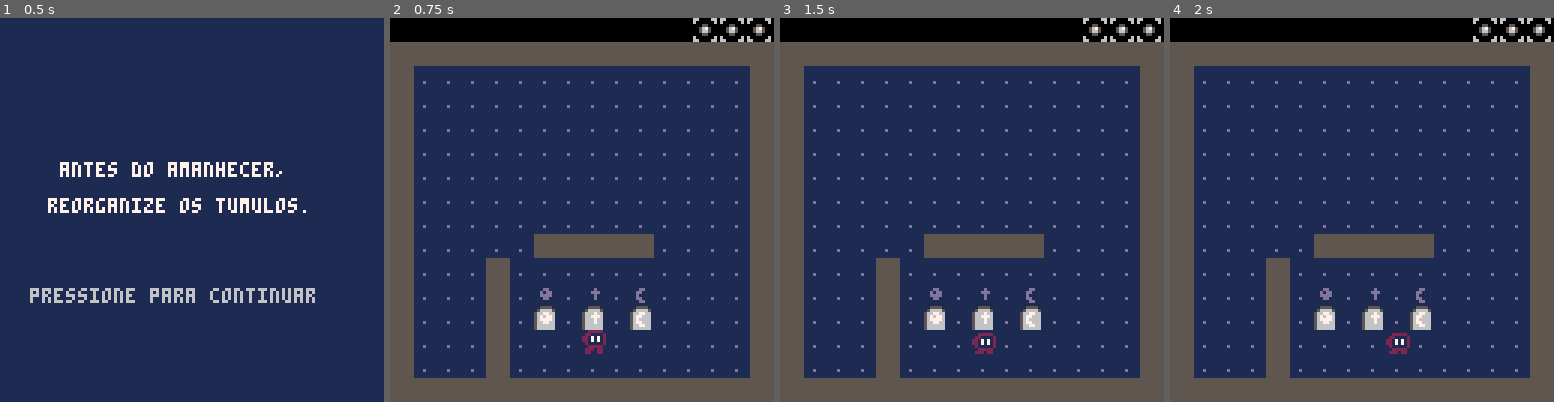
Above: before the commit, frames 1-4 (left to right).
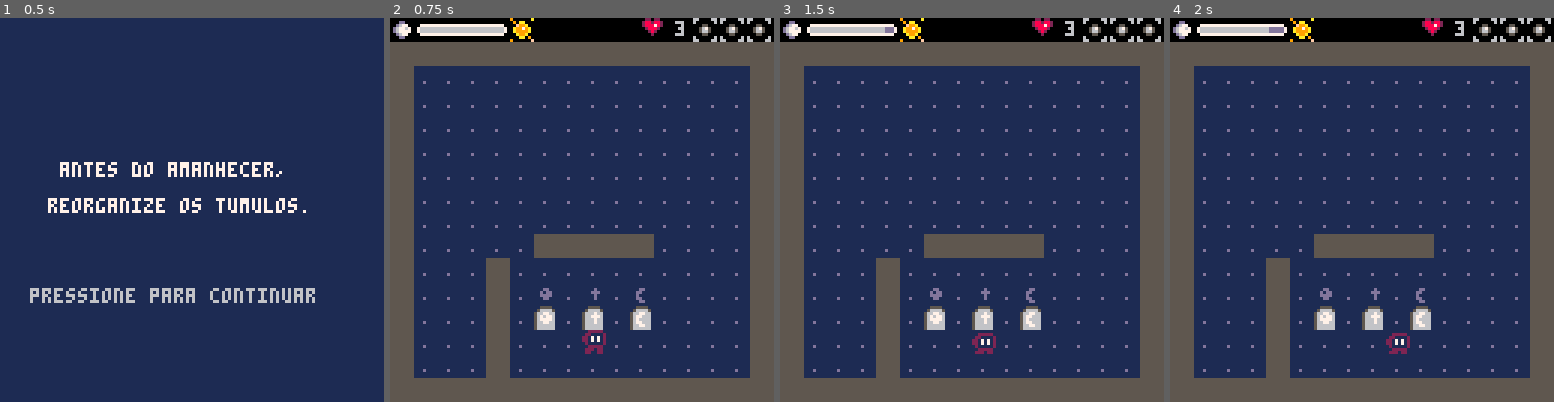
Above: after the commit, the same moments.

Repository: jeffersonrpn/turno-da-meia-noite
Game: PICO-8 cartridge midnightshift.p8
Same seed, same stepped clock (60 frames per second), same inputs: the game is played once before the commit and once after it.
Inputs:
- Up to frame 1 (0.5 s): tap X (X key) at 0.33 s
- Up to frame 2 (0.75 s): tap O (Z key) at 0.7 s
- Up to frame 3 (1.5 s): tap X (X key) at 1.07 s
- Up to frame 4 (2 s): hold Right from 1.6 s (still down); tap O (Z key) at 1.7 s; tap X (X key) at 1.85 s

Frame 1 is identical in both runs. In frame 2, 1.3% of the frame differs, in the area x 0-77%, y 0-7%; in frame 3, 1.3%; in frame 4, 1.3%.

Commit message:
Concilia estados ao morrer ou vencer o jogo

Diff:
--- a/midnightshift.p8
+++ b/midnightshift.p8
@@ -17,6 +17,15 @@
 
 function _update()
   t += 1
+  if _drw == draw_game then
+    level_timer -= 1
+
+		  if level_timer <= 0 then
+      level_timer = 0
+		    on_time_over()
+		    return
+		  end
+  end
   _upd()
 end
 
@@ -35,6 +44,12 @@
  p_flip = false
 
  p_mov = nil
+
+ tombs = {} -- limpar
+
+  -- tempo
+ level_time = levels[current_level].time * 60 -- converte segundos em frames
+ level_timer = level_time
 end
 -->8
 -- game
@@ -43,6 +58,7 @@
   {
     map_x = 0,
     map_y = 0,
+    time = 4,
     tombs = {
       {6, 12, 18, 5},
       {8, 12, 19, 6},
@@ -52,6 +68,7 @@
   {
     map_x = 16,
     map_y = 0,
+    time = 35,
     tombs = {
       {6, 10, 18, 5},
       {8, 10, 19, 6},
@@ -65,7 +82,6 @@
 
 function game_init()
   start_game()
-  tombs = {} -- limpar
 
   for t in all(levels[current_level].tombs) do
     add_tomb(t[1], t[2], t[3], t[4])
@@ -193,6 +209,11 @@
   return mget(lvl.map_x + x, lvl.map_y + y)
 end
 
+function print_r(text, x, y, c)
+	local width = #text * 4
+	local xo = x - width
+	print(text, xo, y, c)
+end
 -->8
 -- gameplay
 
@@ -260,11 +281,11 @@
 
 function menu_init()
   set_state(menu_update, menu_draw)
-  current_level = 1
 end
 
 function menu_update()
   if btnp(4) or btnp(5) then
+    reset_run()
     dica_init()
   end
 end
@@ -334,6 +355,25 @@
   end
 end
 
+function on_time_over()
+  p_lives -= 1
+  if p_lives <= 0 then
+    gameover_init()
+    return
+  end
+
+  -- reinicia a fase atual
+  game_init()
+end
+
+function reset_run()
+  p_lives = 3
+  total_time = 0
+  current_level = 1
+  game_init()
+end
+
+
 
 
 
@@ -344,20 +384,53 @@
 
 function draw_hud()
   local total = #tombs
-  local x0 = 128 - total * 9
-
+  local xo = 128 - total * 9
+
+  -- objetivos
   for i, tomb in ipairs(tombs) do
     if tomb.done then
-      draw_spr(get_frame(goals_ani, 2, 64), x0 + (i - 1) * 9, 0)
+      draw_spr(get_frame(goals_ani, 2, 64), xo + (i - 1) * 9, 0)
     else
-      spr(34, x0 + (i - 1) * 9, 0)
+      spr(34, xo + (i - 1) * 9, 0)
     end
   end
+
+  -- tempo
+  local bar_x = 10
+  local bar_y = 3
+  local bar_w = 27
+  local bar_h = 1
+
+  -- evita divisao por zero
+  -- garante intervalo [0,1]
+  local time_ratio = 0
+  if level_time and level_time > 0 then
+    time_ratio = level_timer / level_time
+  end
+  time_ratio = mid(0, time_ratio, 1) -- clamp entre 0 e 1
+
+  local x2 = bar_x + flr(bar_w * time_ratio)
+
+  spr(11, 0, 0) -- sol
+  spr(12, bar_w + 13, 0) -- lua
+		rectfill(bar_x, bar_y, bar_x + bar_w, bar_y + bar_h, 13)
+		if x2 > bar_x then
+		  rectfill(bar_x, bar_y, x2, bar_y + bar_h, 6)
+		end
+
+		-- debug
+  --		local seconds = flr(level_timer / 60) + 1
+		-- print(seconds, bar_x + bar_w + 4, bar_y - 1, 7)
+
+  -- vidas
+  spr(13, xo - 18, 0)
+  print_r(""..p_lives, xo - 2, 1, 6)
 end
 -->8
 -- level complete
 
 function complete_init()
+  total_time += (level_time - level_timer)
   set_state(complete_update, complete_draw)
 end
 
@@ -412,22 +485,22 @@
   print("pressione x para voltar ao menu", 16, 90, 13)
 end
 __gfx__
-000000001111111155555555111111111111111111111111111111110dddddddddddddddddddddd0111111111111111111111111111111111111111111000011
-000000001111111155555555111111d11111111111666111111111110d66666666666666666666d0111111111111111111111111111111111100001110666601
-00700700111111115555555511111dd11d11111116111611116661110d77777777777777777777d011111111111111111111111111111111103bb30106777760
-0007700011111111555555551d11dd111dd111111611161116111611056d666666d666666666d6501111111111111111111111111111111103bb7b3006070060
-0007700011111111555555551dd1dd1111dd11d1116661111166611105dddddddddddddddddddd501111111111111111111111111111111103bbbb3006070060
-00700700111d11115555555511d1d11111dd1d111111d1d11111d1d1056666d6666666d6666d665011111111111111111111111111111111033bb33006767660
-00000000111111115555555511111111111d111111111dd111111dd1055555555555555555555550000000001111111111111111111111110033330010707701
-000000001111111155555555111111111111111111111d1111111d110000000000000000000000000dddddd01111111111111111111111111003300111000011
-002222200000000000555500005555000055550011111111111111111111111111111111111111110d6dd6d01111111111111111111111111044490100111111
-022111120022222005666650056666500566665011111111111111111111111111111111111111110d6d66d01111111111111111111111111104101107001111
-2217171202211112566776605666766056677660111dd1111111d111111dd11111111111111111110d6d6dd01111111111111111111111111111111166770000
-221717122217171256767760566777605677666011d1dd11111ddd1111dd111111111111111111110d6d66d01111111111111111111111111111111100066760
-021111122217171256777760566676605676666011dddd111111d11111d1111111111111111111110d6d66d01111111111111111111111111111111111110701
-0022222002111112566776605666766056776660111dd1111111d11111dd111111111111111111110d6d66d01111111111111111111111111111111111111011
-02221220002222205666666056666660566776601111111111111111111dd11111111111111111110dddddd01111111111111111111111111111111111111111
-022112200222122056666660566666605666666011111111111111111111111111111111111111110d66d6d01111111111111111111111111111111111111111
+000000001111111155555555111111111111111111111111111111110dddddddddddddddddddddd011111111000000009000000a002202201111111111000011
+000000001111111155555555111111d11111111111666111111111110d66666666666666666666d011111111000dd000090aa000028828821100001110666601
+00700700111111115555555511111dd11d11111116111611116661110d77777777777777777777d01111111100d6770000f99a0002888782103bb30106777760
+0007700011111111555555551d11dd111dd111111611161116111611056d666666d666666666d650111111110d6776700a9979a00028882003bb7b3006070060
+0007700011111111555555551dd1dd1111dd11d1116661111166611105dddddddddddddddddddd50111111110d6777700a9999a00002820003bbbb3006070060
+00700700111d11115555555511d1d11111dd1d111111d1d11111d1d1056666d6666666d6666d66501111111100d6770000a99a0000002000033bb33006767660
+00000000111111115555555511111111111d111111111dd111111dd105555555555555555555555000000000000dd000000aa090000000000033330010707701
+000000001111111155555555111111111111111111111d1111111d110000000000000000000000000dddddd0000000009000000f000000001003300111000011
+002222200000000000555500005555000055550011111111111111111111111111111111111111110d6dd6d00000000000000000000000001044490100111111
+022111120022222005666650056666500566665011111111111111111111111111111111111111110d6d66d00000000000000000000000001104101107001111
+2217171202211112566776605666766056677660111dd1111111d111111dd11111111111111111110d6d6dd00077777777777777777777001111111166770000
+221717122217171256767760566777605677666011d1dd11111ddd1111dd111111111111111111110d6d66d00700000000000000000000701111111100066760
+021111122217171256777760566676605676666011dddd111111d11111d1111111111111111111110d6d66d00700000000000000000000701111111111110701
+0022222002111112566776605666766056776660111dd1111111d11111dd111111111111111111110d6d66d00077777777777777777777001111111111111011
+02221220002222205666666056666660566776601111111111111111111dd11111111111111111110dddddd00000000000000000000000001111111111111111
+022112200222122056666660566666605666666011111111111111111111111111111111111111110d66d6d00000000000000000000000001111111111111111
 001111000011110066000066660000666600006666000066660000666600006600000000000000000d66d66dd666d6d000000000000000000000000000000000
 016677110166771160000006600000066000000660000006600000066000000600000000000000000d666666666666d000000000000000000000000000000000
 166777711667777100055000000220000002200000022000000220000002200000000000000000000d777777777777d000000000000000000000000000000000
@@ -440,8 +513,8 @@
 0000010000000001010100000000010000000202022040800000010000000000000000000000000000000101000000000000000000000000000000000000000000000000000000000000000000000000000000000000000000000000000000000000000000000000000000000000000000000000000000000000000000000000
 0000000000000000000000000000000000000000000000000000000000000000000000000000000000000000000000000000000000000000000000000000000000000000000000000000000000000000000000000000000000000000000000000000000000000000000000000000000000000000000000000000000000000000
 __map__
-0000000000000000000000000000000000000000000000000000000000000000000000000000000000000000000000000000000000000000000000000000000000000000000000000000000000000000000000000000000000000000000000000000000000000000000000000000000000000000000000000000000000000000
-0202020202020202020202020202020207080808080808080808080808080809000000000000000000000000000000000000000000000000000000000000000000000000000000000000000000000000000000000000000000000000000000000000000000000000000000000000000000000000000000000000000000000000
+001b1c1c1d0000000000000000000000001b1c1c1d0000000000000000000000000000000000000000000000000000000000000000000000000000000000000000000000000000000000000000000000000000000000000000000000000000000000000000000000000000000000000000000000000000000000000000000000
+0202020202020202020202020202020202070808080808080808080808080809000000000000000000000000000000000000000000000000000000000000000000000000000000000000000000000000000000000000000000000000000000000000000000000000000000000000000000000000000000000000000000000000
 0201010101010101010101010101010202010101010101010101010101010102000000000000000000000000000000000000000000000000000000000000000000000000000000000000000000000000000000000000000000000000000000000000000000000000000000000000000000000000000000000000000000000000
 0201010101010101010101010101010202010101010101010101010101010102000000000000000000000000000000000000000000000000000000000000000000000000000000000000000000000000000000000000000000000000000000000000000000000000000000000000000000000000000000000000000000000000
 0201010101010101010101010101010202010101010101010101010101010102000000000000000000000000000000000000000000000000000000000000000000000000000000000000000000000000000000000000000000000000000000000000000000000000000000000000000000000000000000000000000000000000
